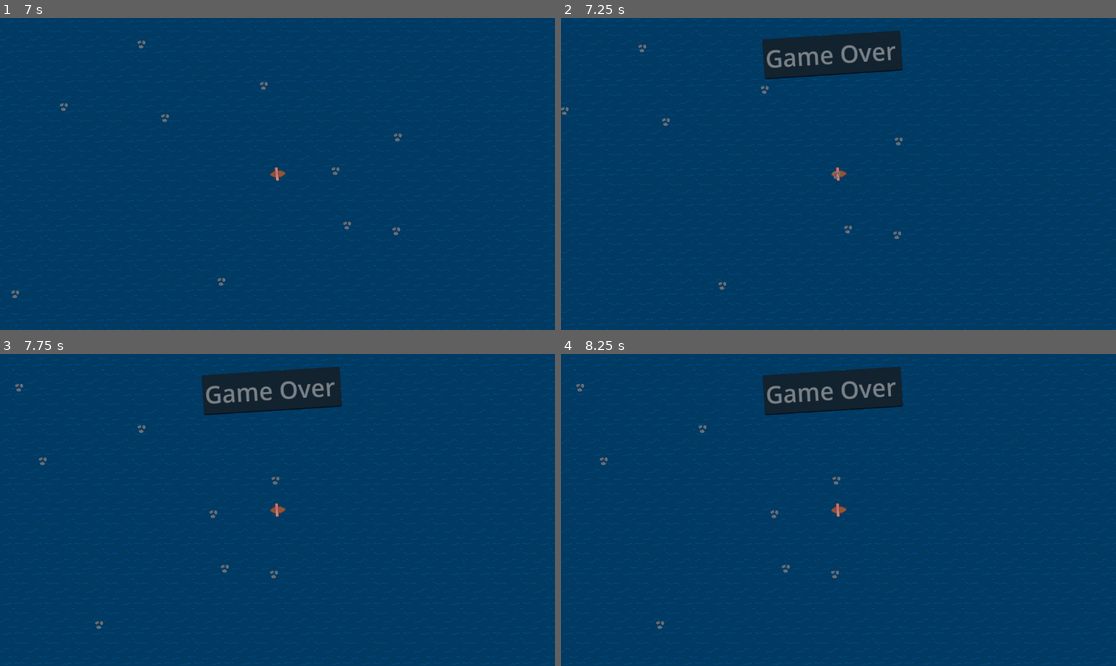
Above: before the commit, frames 1-4 (two rows, left to right).
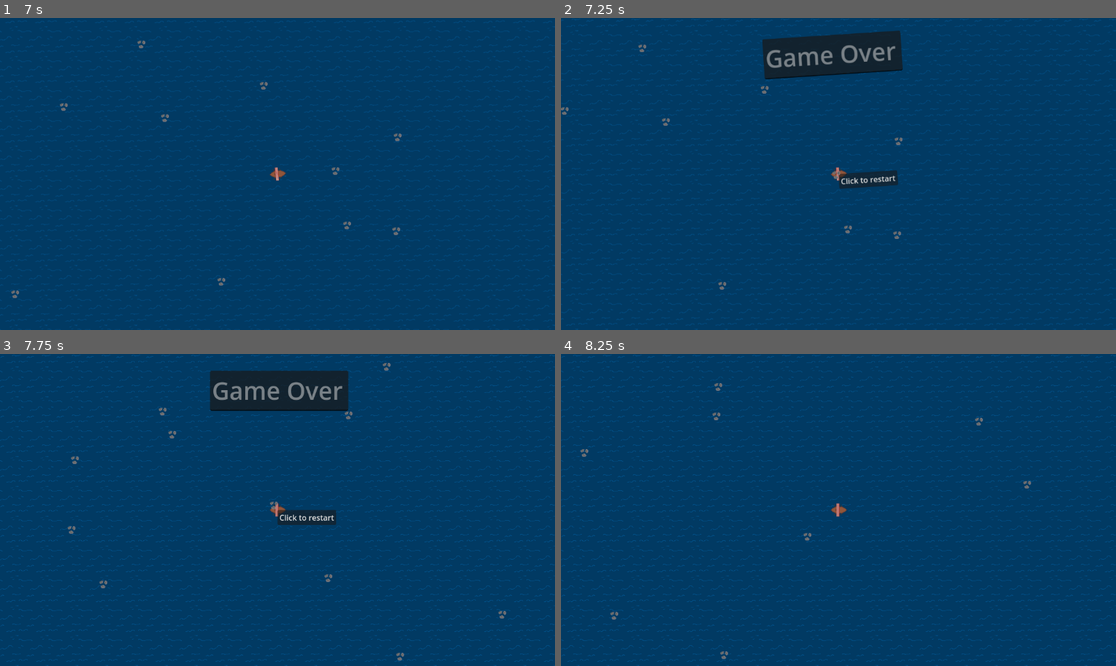
Above: after the commit, the same moments.

Repository: gagetMan/LongshipRaceGit
Game: Godot game, scene res://main.tscn
Same seed, same stepped clock (60 frames per second), same inputs: the game is played once before the commit and once after it.
Inputs (mouse positions are in pixels of both pictures, inside the frame that each line leads up to):
- Up to frame 1 (7 s): tap Enter at 0.5 s; hold W (north) 0.53-2.03 s; hold A (west) 2.03-3.53 s; hold S (south) 3.53-4.28 s; hold D (east) 4.28-5.03 s; hold W (north) 5.03-5.78 s; hold D (east) from 5.78 s (still down)
- Up to frame 2 (7.25 s): keep holding D (east)
- Up to frame 3 (7.75 s): release D (east) at 7.25 s; click (305, 516) at 7.25 s, where only the run after the commit has a clickable "Click to restart"
- Up to frame 4 (8.25 s): click (866, 516) at 8 s, where only the run after the commit has a clickable "Click to restart"

Frame 1 is identical in both runs. In frame 2, 0.5% of the frame differs, in the area x 49-61%, y 48-55%; in frame 3, 6.9%; in frame 4, 8.3%, in the area x 0-100%, y 0-100%.

Commit message:
added restartbutton
added a restartbutton that works

Diff:
--- a/player.gd
+++ b/player.gd
@@ -1,7 +1,6 @@
 extends CharacterBody2D
 
 class_name Player
-
 
 var maxSpeep = 500.0
 var accel = 1000
@@ -10,7 +9,6 @@
 var can_dodge = true
 var can_attack = true
 var dodgeFric = false
-
 
 func getInput():
 	input.x = int(Input.is_action_pressed("east")) - int(Input.is_action_pressed("west"))
@@ -35,5 +33,19 @@
 
 	if Global.over:
 		$TextLose.visible = true
+		$RestartButton.visible = true
+
 	if Global.finish:
 		$TextWin.visible = true
+		$RestartButton.visible = true
+
+	# Hide the button when not needed
+	if not Global.over and not Global.finish:
+		$RestartButton.visible = false
+
+# Function to restart the game
+func _on_restart_button_pressed():
+	Global.over = false
+	Global.finish = false
+
+	get_tree().reload_current_scene()
--- a/player.tscn
+++ b/player.tscn
@@ -38,3 +38,10 @@
 offset_bottom = -206.0
 theme_override_font_sizes/font_size = 50
 text = "YOU WIN!!!"
+
+[node name="RestartButton" type="Button" parent="."]
+offset_right = 8.0
+offset_bottom = 8.0
+text = "Click to restart"
+
+[connection signal="pressed" from="RestartButton" to="." method="_on_restart_button_pressed"]
